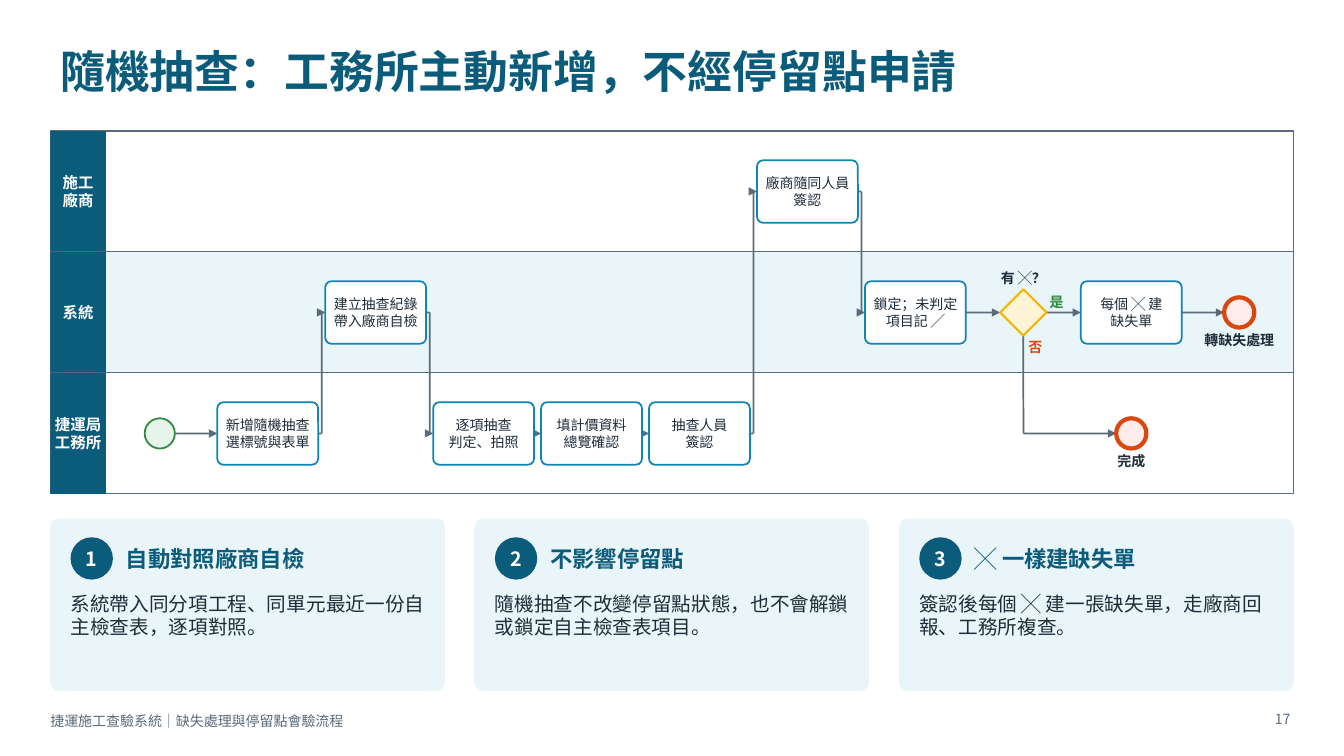
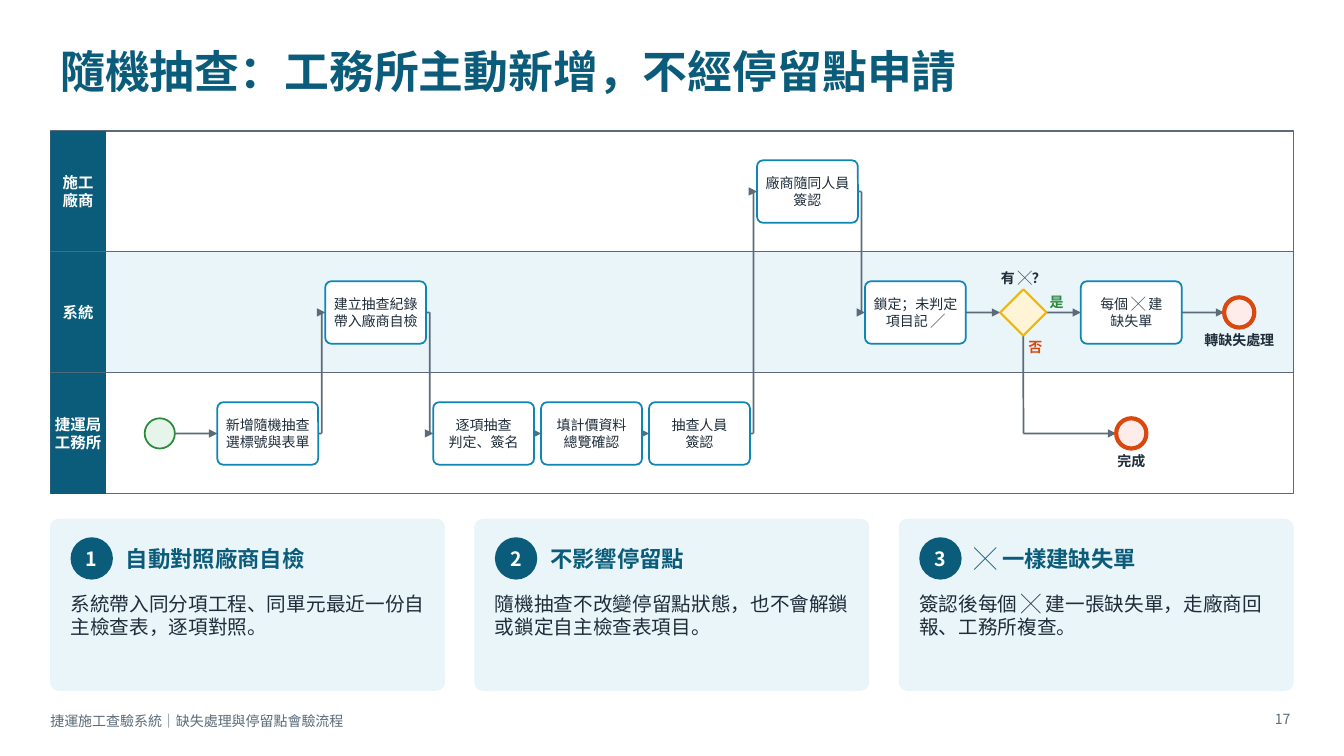
Before and after one commit to brianchou7310/MRT-Construction-QMS, a slide deck: slide 17 of 捷運施工查驗系統_缺失與停留點流程說明.pptx. Drawn at 1344x756 pixels with LibreOffice and Linux fonts; fonts in the diff are those of the drawing. Boxes give left, top, right and bottom in pixels: in the first picture for what was removed or moved away, otherwise in the second. Text is boxed around its words. In the diff, an @@ line names an element or a change of style, - is before the commit and + after.

```diff
--- a/捷運施工查驗系統_缺失與停留點流程說明.pptx
+++ b/捷運施工查驗系統_缺失與停留點流程說明.pptx
@@ text in rounded rectangle at bbox=[449, 435, 519, 448]: text changed @@
-判定、拍照
+判定、簽名
```
Also in this commit, not shown: 11 other slides changed, 1 other file.
